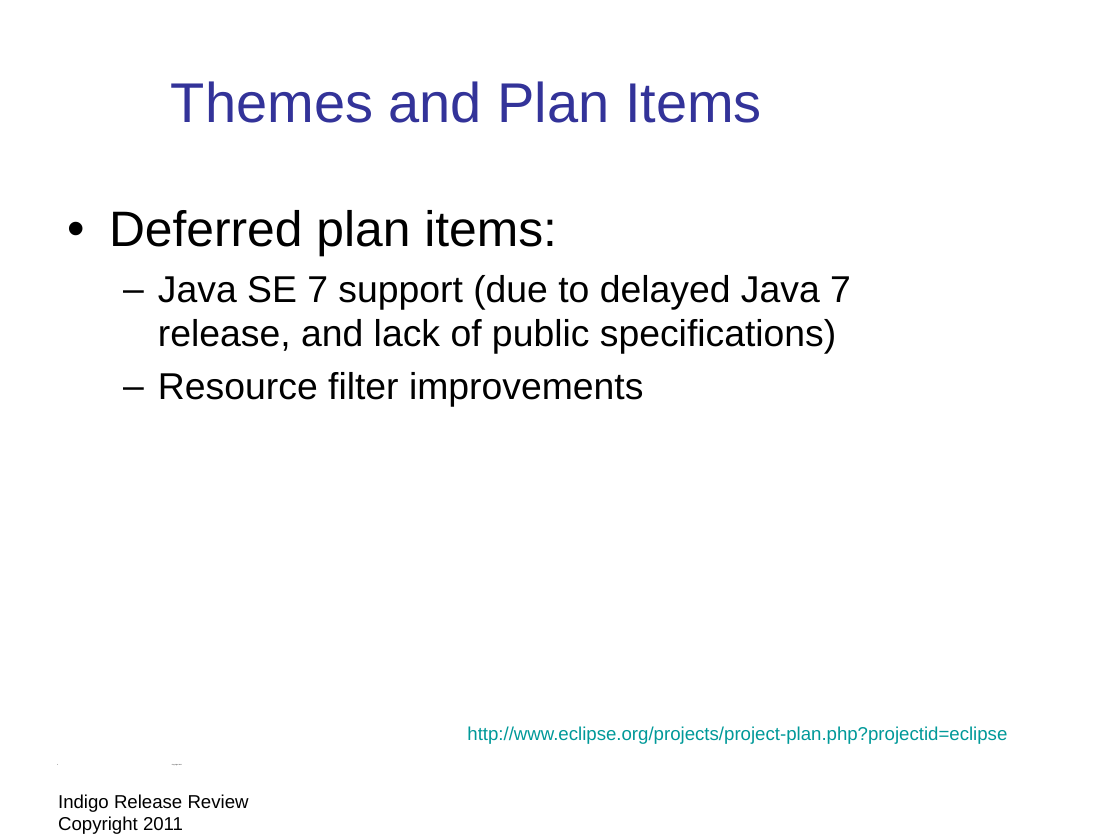
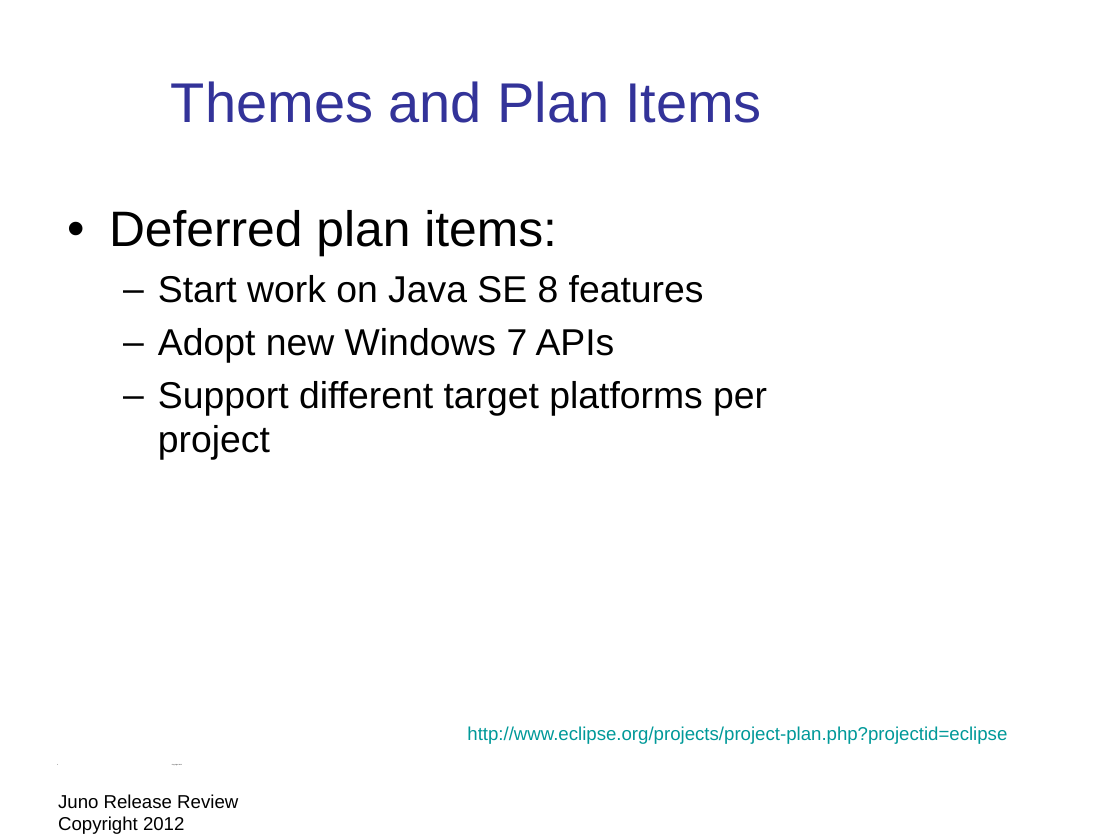
Before and after one commit to eclipse-platform/www.eclipse.org-eclipse-news, a slide deck: slide 4 of presentation/Juno-release-review/eclipse-juno-release-review.odp. Drawn at 1120x840 pixels with LibreOffice and Linux fonts; fonts in the diff are those of the drawing; background and template pictures are left out. Boxes give left, top, right and bottom in pixels: in the first picture for what was removed or moved away, otherwise in the second. Text is boxed around its words. In the diff, an @@ line names an element or a change of style, - is before the commit and + after.

Commit message:
juno release review material work in progress

```diff
--- a/presentation/Juno-release-review/eclipse-juno-release-review.odp
+++ b/presentation/Juno-release-review/eclipse-juno-release-review.odp
@@ text at (x1=158, y1=275, x2=767, y2=460): text changed @@
-  – Java SE 7 support (due to delayed Java 7 release, and lack of public specifications)
-  – Resource filter improvements
+  – Start work on Java SE 8 features
+  – Adopt new Windows 7 APIs
+  – Support different target platforms per project
@@ text at (x1=58, y1=794, x2=238, y2=834): text changed @@
-Indigo Release Review Copyright 2011
+Juno Release Review Copyright 2012
```
Also in this commit, not shown: 23 other slides changed, 4 slides added, 4 slides removed, 4 other files.
